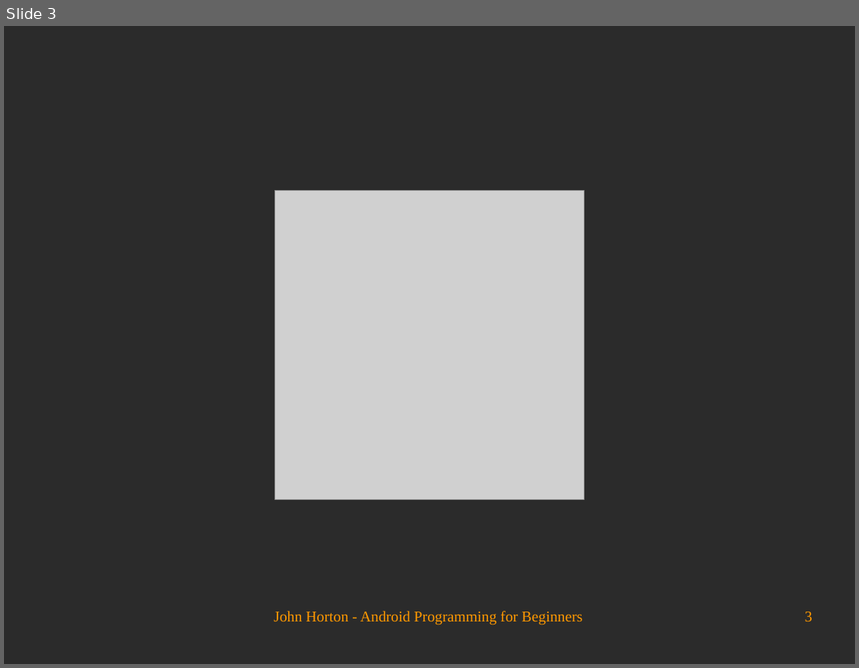
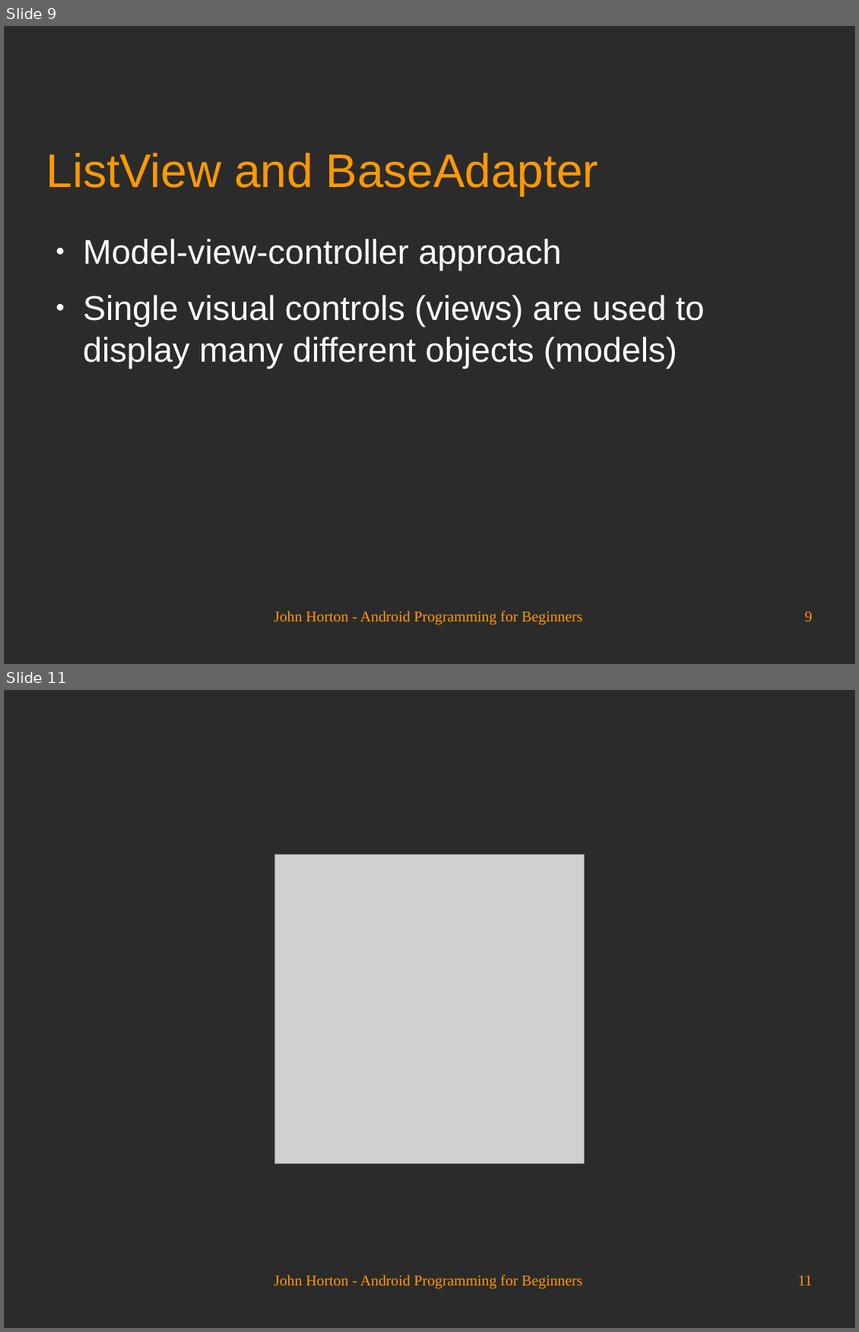
Before and after one commit to Academy-Soft-Intellect/Android-Programming-for-Beginners, a slide deck: 13_Handling_and_Displaying_Arrays_of_Data.odp. Shown one above the other, each under a label of ours: slide 3 before the commit, slides 9 and 11 after it; the slides between them are not shown. The pictures are 859x668 and 859x1332 pixels, drawn with LibreOffice and Linux fonts; fonts in the diff are those of the drawing; grey boxes stand for pictures; background and template pictures are left out; a plain dark background stands for a picture behind light text. Boxes give left, top, right and bottom in pixels: in the first picture for what was removed or moved away, otherwise in the second. Text is boxed around its words. In the diff, an @@ line names an element or a change of style, - is before the commit and + after.

```diff
--- a/13_Handling_and_Displaying_Arrays_of_Data.odp
+++ b/13_Handling_and_Displaying_Arrays_of_Data.odp
@@ slide 9 added at [4,26,855,664], background picture (left out) @@
@@ title added at [47,153,599,195], 44 pt, text #FF9900 @@
+ListView and BaseAdapter
@@ text added at [83,239,705,368], 32 pt, text #FFFFFF @@
+● Model-view-controller approach
+● Single visual controls (views) are used to display many different objects (models)
@@ text added at [274,611,582,626], 14 pt, text #FF9900 @@
+John Horton - Android Programming for Beginners
@@ page number added at [805,612,813,622], 14 pt, text #FF9900 @@
+9
@@ what was slide 3 is now slide 11 @@
@@ page number at [798,1276,813,1286]: text changed @@
-3
+11
```
Also in this commit, not shown: 2 slides changed, 7 other slides added.
